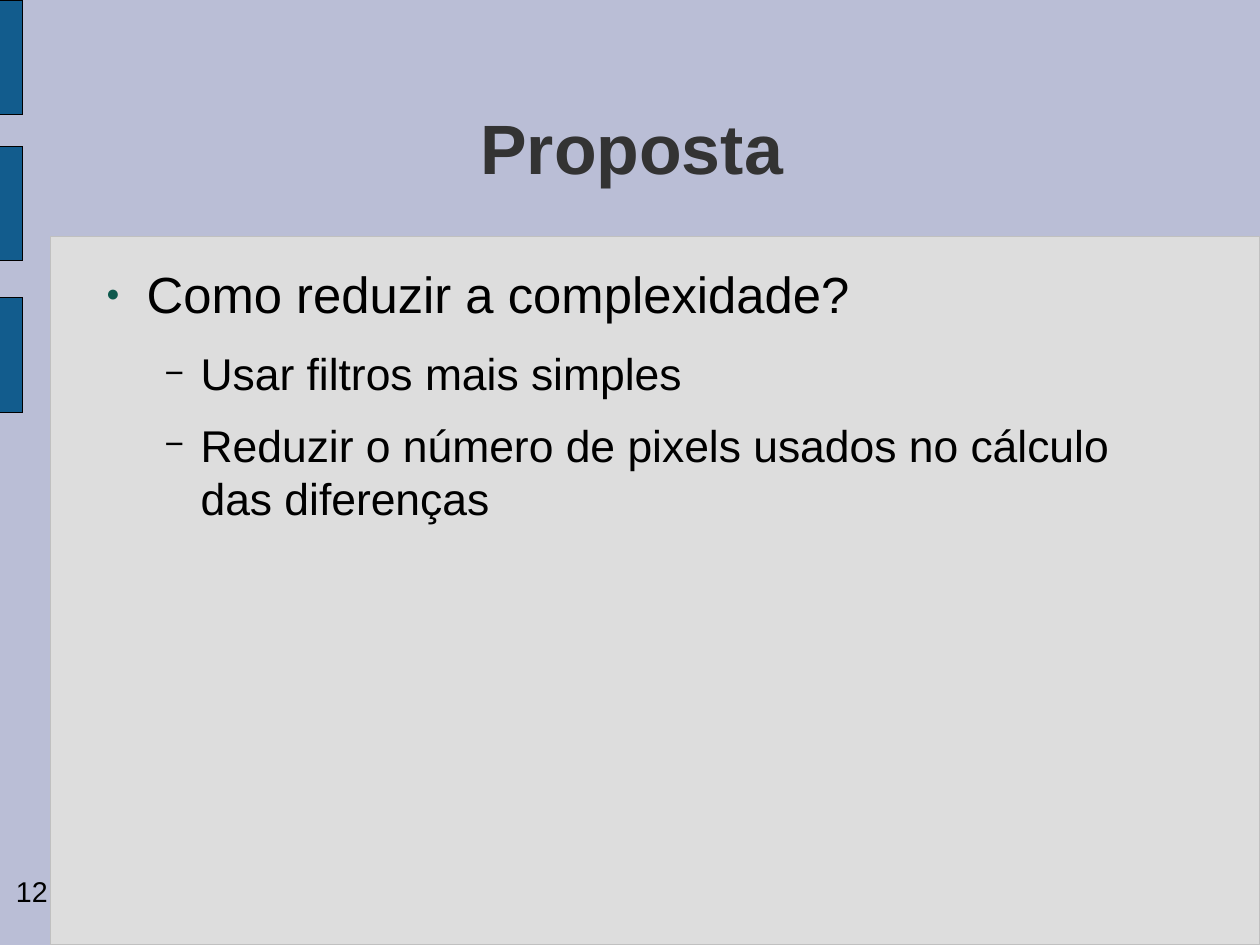
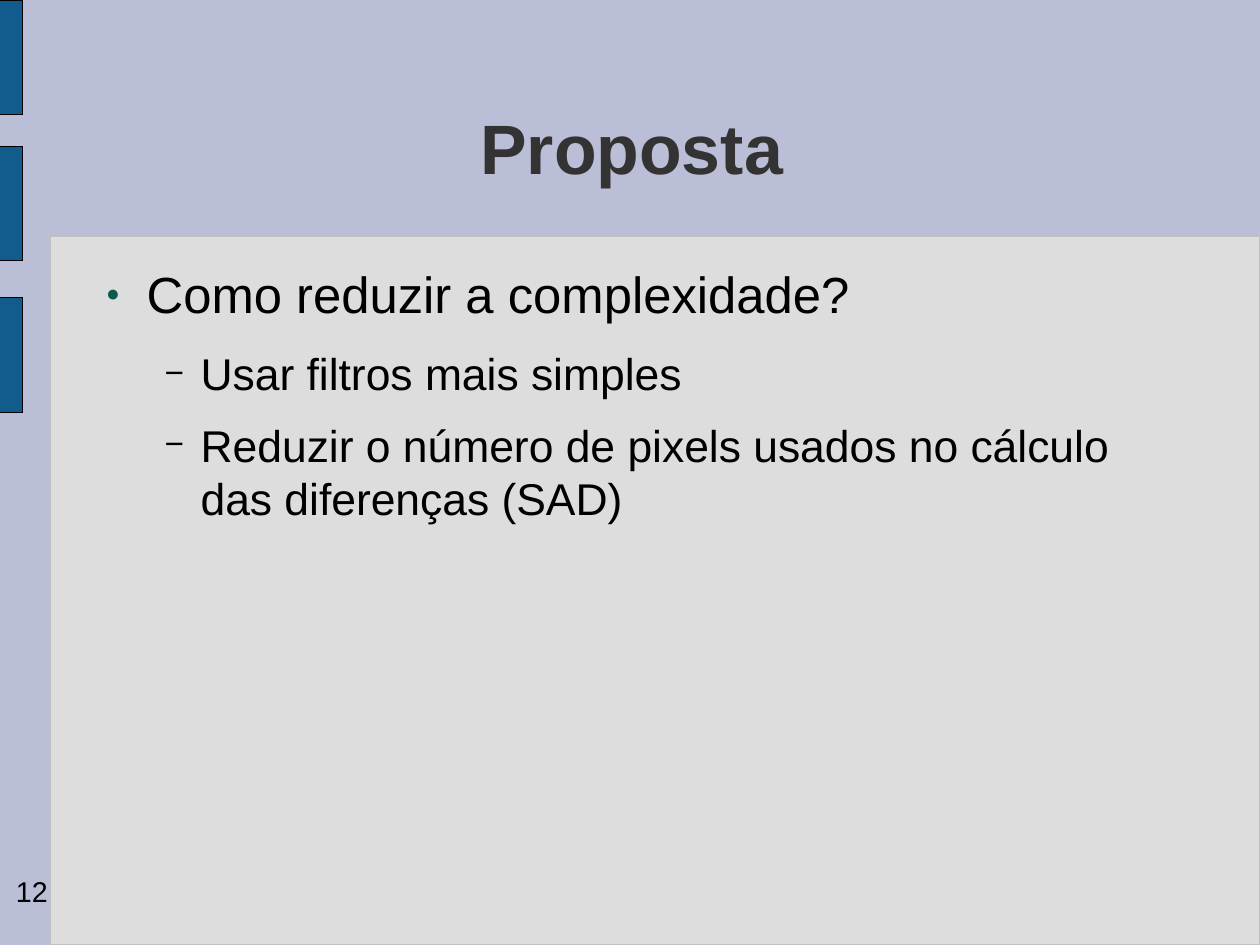
Before and after one commit to gabrieldiego/tg, a slide deck: slide 12 of artigo/apresentacao-tg2.odp. Drawn at 1260x945 pixels with LibreOffice and Linux fonts; fonts in the diff are those of the drawing; background and template pictures are left out. Boxes give left, top, right and bottom in pixels: in the first picture for what was removed or moved away, otherwise in the second. Text is boxed around its words. In the diff, an @@ line names an element or a change of style, - is before the commit and + after.

```diff
--- a/artigo/apresentacao-tg2.odp
+++ b/artigo/apresentacao-tg2.odp
@@ text at bbox=[201, 429, 1109, 524]: text changed @@
-  − Reduzir o número de pixels usados no cálculo das diferenças
+  − Reduzir o número de pixels usados no cálculo das diferenças (SAD)
```
Also in this commit, not shown: 13 other slides changed, 3 slides added, 1 other file.
